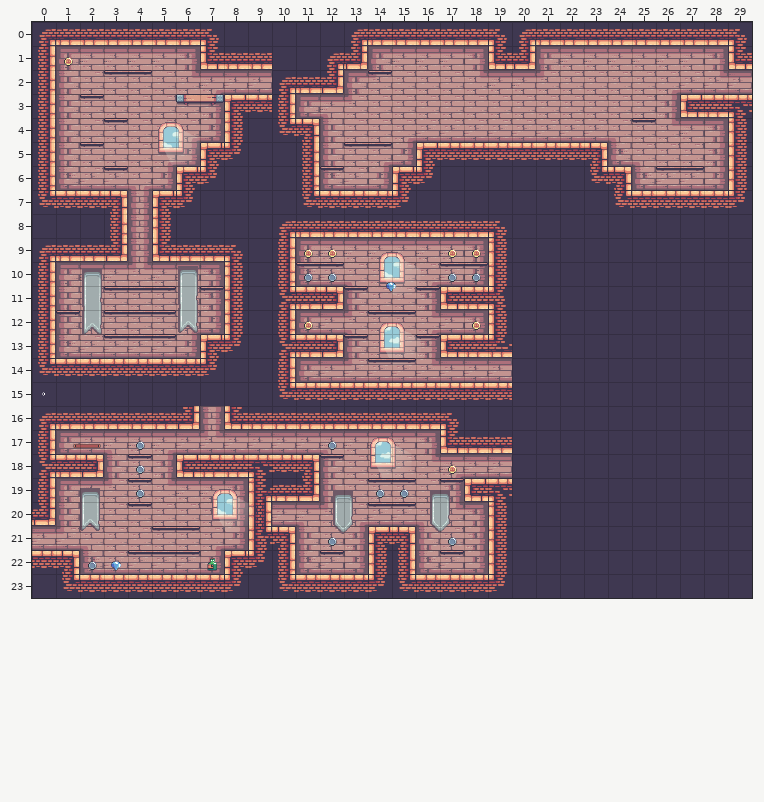
Level history. Tiled map: world/maps/level_1_inwork.tmx. The first picture shows the starting point.
Cells are 32x32 px. Shown: x 0..29, y 0..23.
New version:
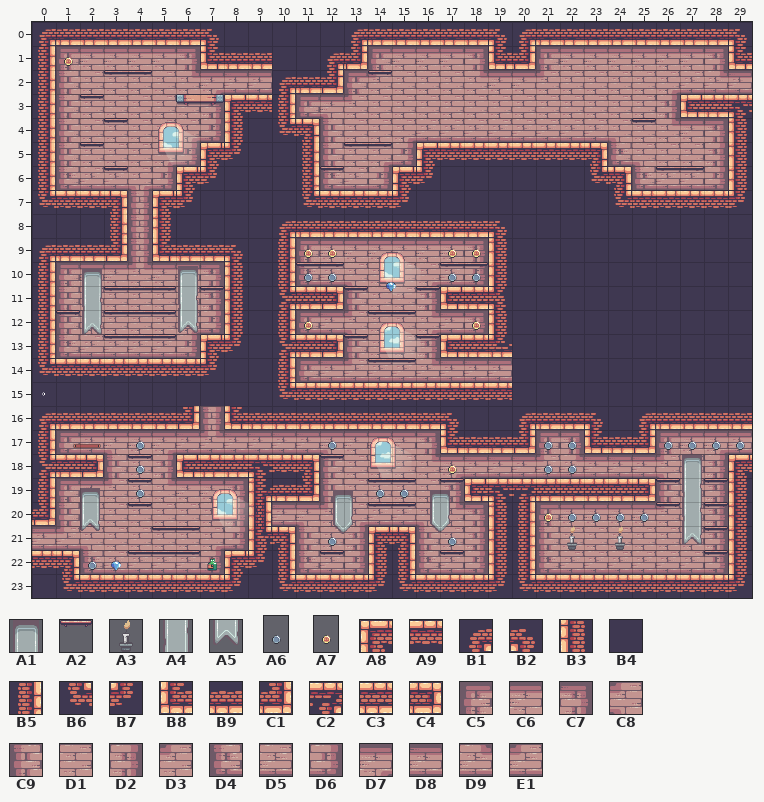
Key: from "gfx_castle_decorations": A1 0, A2 4, A3 5, A4 10, A5 20; from "gfx_items": A6 0 "coin_silver", A7 4 "coin_gold"; from "gfx_levels_castle_tiles": A8 0, A9 1, B1 4, B2 5, B3 12, B4 13, B5 14, B6 16, B7 17, B8 24, B9 25, C1 26, C2 28, C3 37, C4 38, C5 48, C6 49, C7 50, C8 54, C9 60, D1 61, D2 62, D3 65, D4 72, D5 73, D6 74, D7 76, D8 85, D9 88, E1 89.
__ is an empty cell.
Objects are placed by their top-left corner, in cells (3,4 is the top-left corner of cell 3,4); size is 1x1 cell unless given.
From old to new:
{"where": "layer \"lvl_1_bg\""}
{"y":16,"x":20,"old":"B4 B4 B4 B4","new":"B1 B9 B9 B2"}
{"y":16,"x":25,"old":"B4 B4 B4 B4 B4","new":"B1 B9 B9 B9 B9"}
{"y":17,"x":20,"old":"B4 B4 B4 B4 B4 B4 B4 B4 B4 B4","new":"C1 C5 C7 B8 B9 C1 C5 C6 D7 D8"}
{"y":18,"x":20,"old":"B4 B4 B4 B4 B4 B4 B4 B4 B4 B4","new":"D8 E1 D9 D8 D8 D8 C8 D1 D2 A8"}
{"y":19,"x":20,"old":"B4 B4 B4 B4 B4 B4 B4 B4 B4 B4","new":"C2 C3 C3 C3 C3 C4 C9 D1 D2 B3"}
{"y":20,"x":20,"old":"B4 B4 B4 B4 B4 B4 B4 B4 B4 B4","new":"B5 C5 C6 C6 C6 C6 D3 D1 D2 B3"}
{"y":21,"x":20,"old":"B4 B4 B4 B4 B4 B4 B4 B4 B4 B4","new":"B5 C9 D1 D1 D1 D1 D1 D1 D2 B3"}
{"y":22,"x":20,"old":"B4 B4 B4 B4 B4 B4 B4 B4 B4 B4","new":"B5 D4 D5 D5 D5 D5 D5 D5 D6 B3"}
{"y":23,"x":20,"old":"B4 B4 B4 B4 B4 B4 B4 B4 B4 B4","new":"B6 A9 A9 A9 A9 A9 A9 A9 A9 B7"}
{"where": "layer \"lvl_1_mood\""}
{"now": "A1 at 27,18"}
{"now": "A4 at 27,19"}
{"now": "A2 at 26,19"}
{"now": "A2 at 28,19"}
{"now": "A4 at 27,20"}
{"now": "A2 at 26,20"}
{"now": "A2 at 28,20"}
{"now": "A5 at 27,21"}
{"now": "A2 at 28,21"}
{"now": "A3 at 22,21"}
{"now": "A3 at 24,21"}
{"now": "A2 at 28,22"}
{"where": "layer \"lvl_1_obj\""}
{"now": "A6 \"coin_silver\" at 21,16.7 size 1x1.5"}
{"now": "A6 \"coin_silver\" at 22,16.7 size 1x1.5"}
{"now": "A6 \"coin_silver\" at 26,16.7 size 1x1.5"}
{"now": "A6 \"coin_silver\" at 27,16.7 size 1x1.5"}
{"now": "A6 \"coin_silver\" at 28,16.7 size 1x1.5"}
{"now": "A6 \"coin_silver\" at 29,16.7 size 1x1.5"}
{"now": "A6 \"coin_silver\" at 21,17.7 size 1x1.5"}
{"now": "A6 \"coin_silver\" at 22,17.7 size 1x1.5"}
{"now": "A7 \"coin_gold\" at 21,19.7 size 1x1.5"}
{"now": "A6 \"coin_silver\" at 22,19.7 size 1x1.5"}
{"now": "A6 \"coin_silver\" at 23,19.7 size 1x1.5"}
{"now": "A6 \"coin_silver\" at 24,19.7 size 1x1.5"}
{"now": "A6 \"coin_silver\" at 25,19.7 size 1x1.5"}
